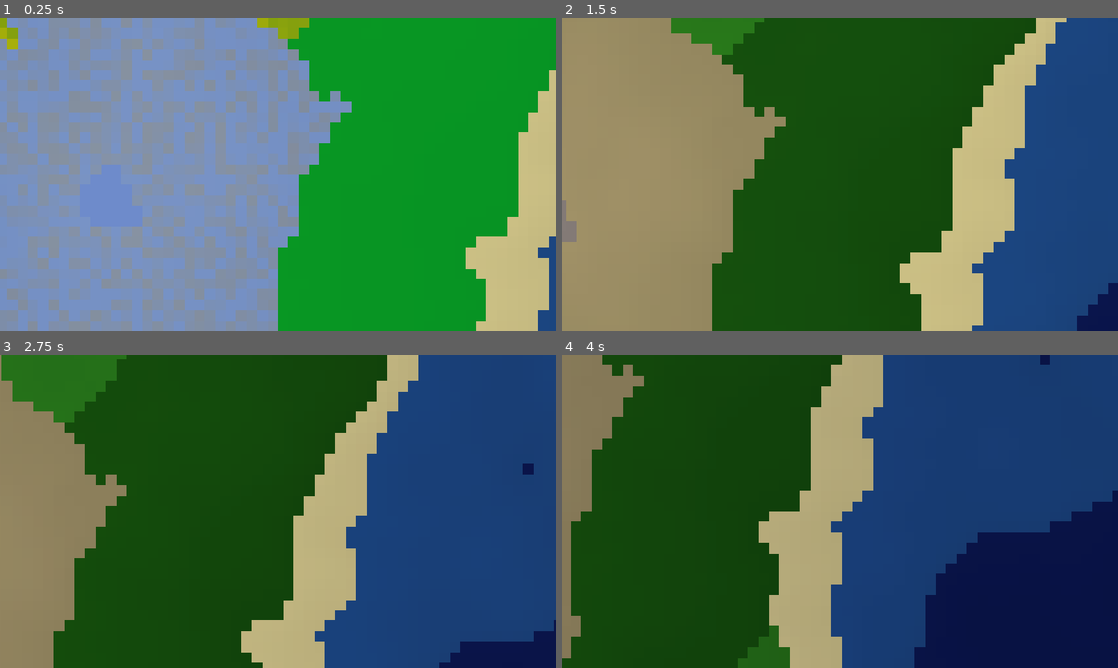
Above: before the commit, frames 1-4 (two rows, left to right).
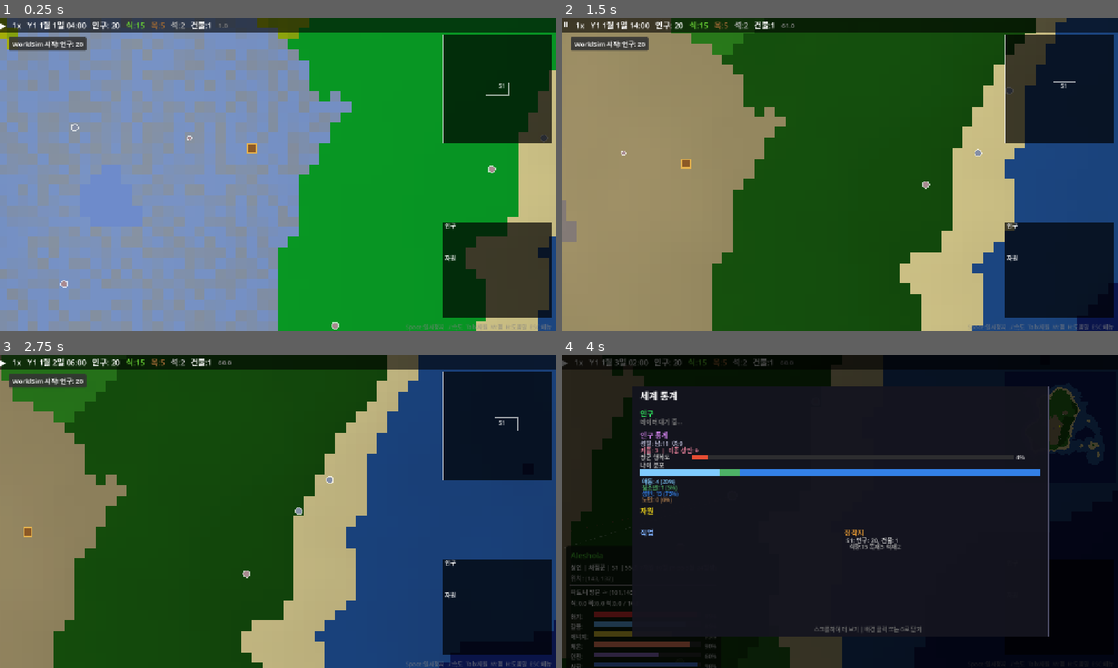
Above: after the commit, the same moments.

Repository: hyunlord/new-world
Game: Godot game, scene res://scenes/main/main.tscn
The game is run twice, just before and just after one commit, with the same random seed, the same clock (stepped at 60 frames per second) and the same inputs.
Inputs (mouse positions are in pixels of both pictures, inside the frame that each line leads up to):
- Up to frame 1 (0.25 s): no input
- Up to frame 2 (1.5 s): tap Enter at 0.5 s; move the mouse to (962, 158) at 0.52 s; hold D 0.53-1.25 s; tap Tab at 0.6 s; click (962, 158) at 0.67 s; tap Space at 0.77 s; drag from (728, 190) to (812, 237) at 1.27 s
- Up to frame 3 (2.75 s): tap Space at 2 s; move the mouse to (333, 442) at 2.02 s; hold D from 2.03 s (still down); tap 0 at 2.1 s
- Up to frame 4 (4 s): release D at 2.75 s; drag from (812, 574) to (673, 464) at 2.77 s; move the mouse to (1006, 558) at 3.52 s; hold A from 3.53 s (still down); tap G at 3.6 s; tap Space at 3.77 s

The runs differ from the first frame. In frame 1, 18% of the frame differs, in the area x 0-100%, y 0-100%; in frame 2, 18%; in frame 3, 18%; in frame 4, 100%.
Error before the commit: Parse Error: Could not preload resource script "res://scripts/ui/entity_detail_panel.gd". (res://scripts/ui/hud.gd:8)

Commit message:
fix(ui): rename stage_label to avoid redeclaration parse error
var stage_label already declared at line 674 in _draw().
GDScript 4 does not allow re-declaration in nested scopes.
Renamed to moral_stage_label and restored full draw_string call.

Co-Authored-By: Claude Sonnet 4.6 <noreply@anthropic.com>

Diff:
--- a/scripts/ui/entity_detail_panel.gd
+++ b/scripts/ui/entity_detail_panel.gd
@@ -799,14 +799,14 @@
 				return absf(a["value"]) > absf(b["value"])
 			)
 			for item in significant:
-				var vkey: String = item["key"]
-				var val: float = item["value"]
-				var display_name: String = Locale.ltr("VALUE_" + vkey)
-				var bar_color: Color = Color(0.4, 0.7, 1.0) if val > 0 else Color(1.0, 0.45, 0.45)
-				cy = _draw_bar(font, cx + 10, cy, bar_w, display_name, (val + 1.0) / 2.0, bar_color)
+				var v_key: String = item["key"]
+				var v_val: float = item["value"]
+				var display_name: String = Locale.ltr("VALUE_" + v_key)
+				var bar_color: Color = Color(0.4, 0.7, 1.0) if v_val > 0 else Color(1.0, 0.45, 0.45)
+				cy = _draw_bar(font, cx + 10, cy, bar_w, display_name, (v_val + 1.0) / 2.0, bar_color)
 		if "moral_stage" in entity:
-			var stage_label: String = Locale.ltr("VALUE_MORAL_STAGE") + ": %d" % entity.moral_stage
-			draw_string(font, Vector2(cx + 10, cy + 12), stage_label,
+			var moral_stage_label: String = Locale.ltr("VALUE_MORAL_STAGE") + ": %d" % entity.moral_stage
+			draw_string(font, Vector2(cx + 10, cy + 12), moral_stage_label,
 				HORIZONTAL_ALIGNMENT_LEFT, bar_w, 11, Color(0.7, 0.7, 0.7))
 			cy += 18
 	cy += 4.0
